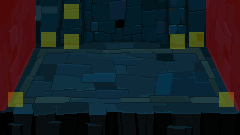
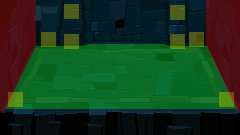
Two versions of the same layered image (240x135). Layer-by-layer changes:
renamed "6" to "Floor6", moved it above "LeftColumn" over [8, 92, 23, 107]
added layer "RightColumn" (30%) in group "Hotspots" over [170, 5, 185, 20]
showed "Walk area" over [5, 44, 237, 109]
